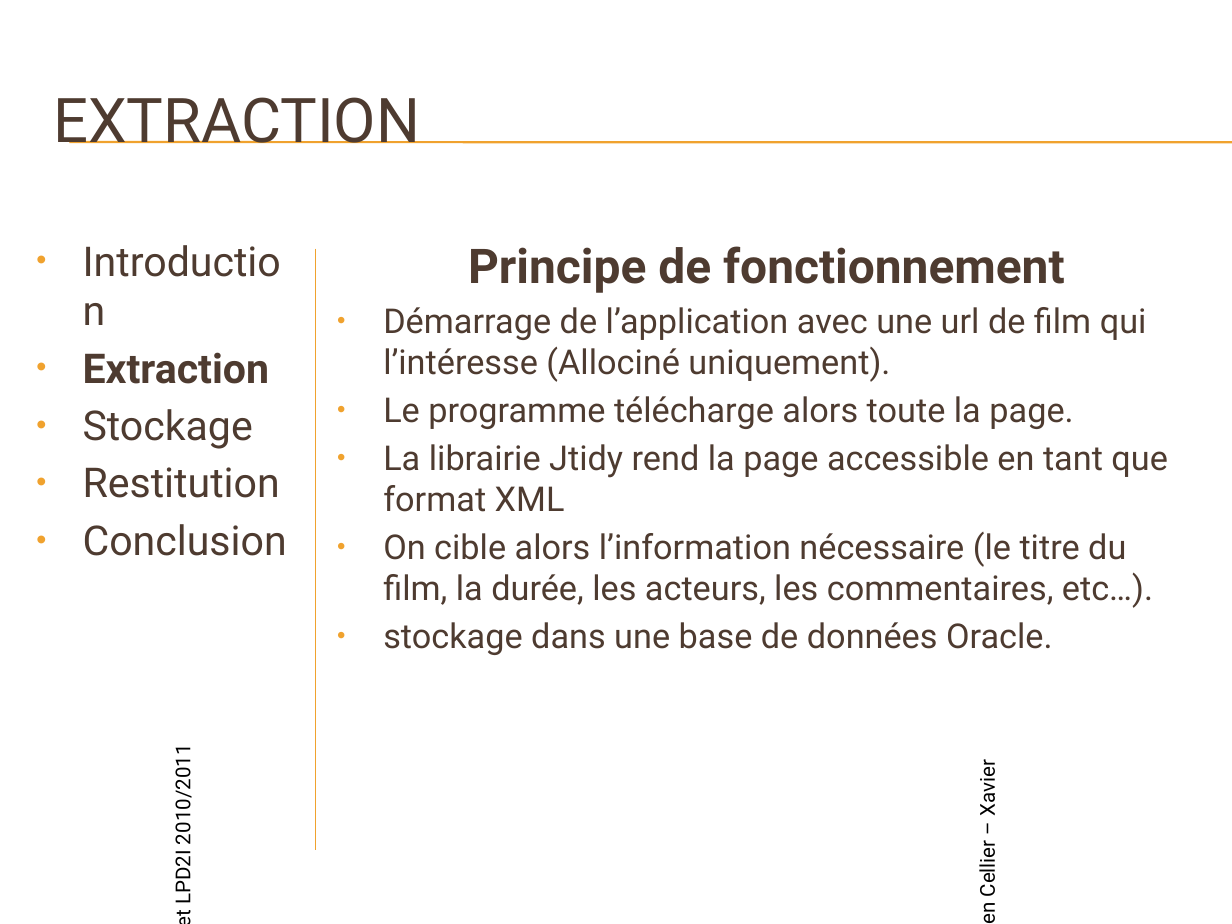
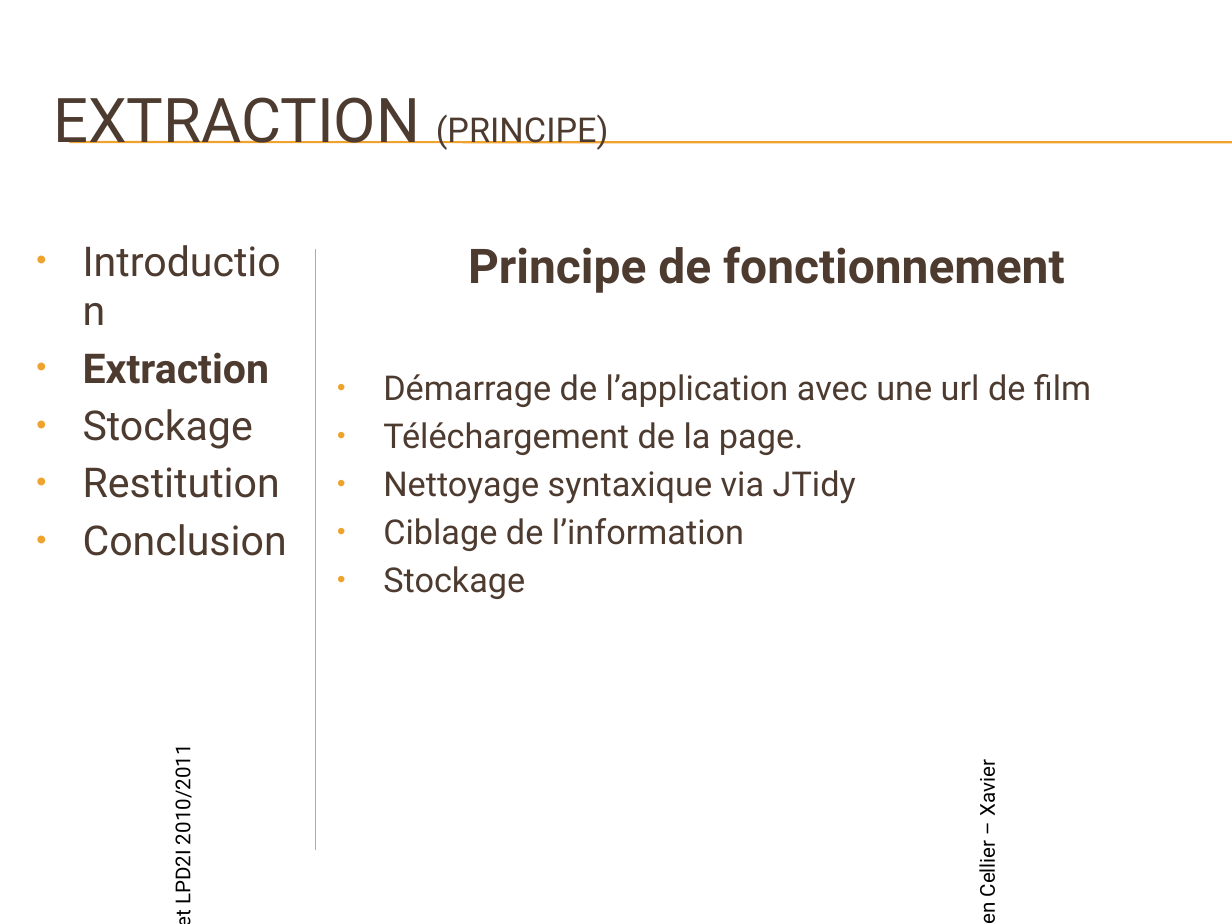
Before and after one commit to xqvier/projettuteurexml, a slide deck: slide 5 of pwp soutenance.pptx. Drawn at 1232x924 pixels with LibreOffice and Linux fonts; fonts in the diff are those of the drawing; background and template pictures are left out. Boxes give left, top, right and bottom in pixels: in the first picture for what was removed or moved away, otherwise in the second. Text is boxed around its words. In the diff, an @@ line names an element or a change of style, - is before the commit and + after.

```diff
--- a/pwp soutenance.pptx
+++ b/pwp soutenance.pptx
@@ title at (53,97,609,150): text changed @@
-EXTRACTION
+EXTRACTION (PRINCIPE)
@@ text at (383,374,1091,599): text changed @@
-• Démarrage de l’application avec une url de film qui l’intéresse (Allociné uniquement).
-• Le programme télécharge alors toute la page.
-• La librairie Jtidy rend la page accessible en tant que format XML
-• On cible alors l’information nécessaire (le titre du film, la durée, les acteurs, les commentaires, etc…).
-• stockage dans une base de données Oracle.
+• Démarrage de l’application avec une url de film
+• Téléchargement de la page.
+• Nettoyage syntaxique via JTidy
+• Ciblage de l’information
+• Stockage
```
Also in this commit, not shown: 5 other slides changed, 4 slides added, 4 other files.
